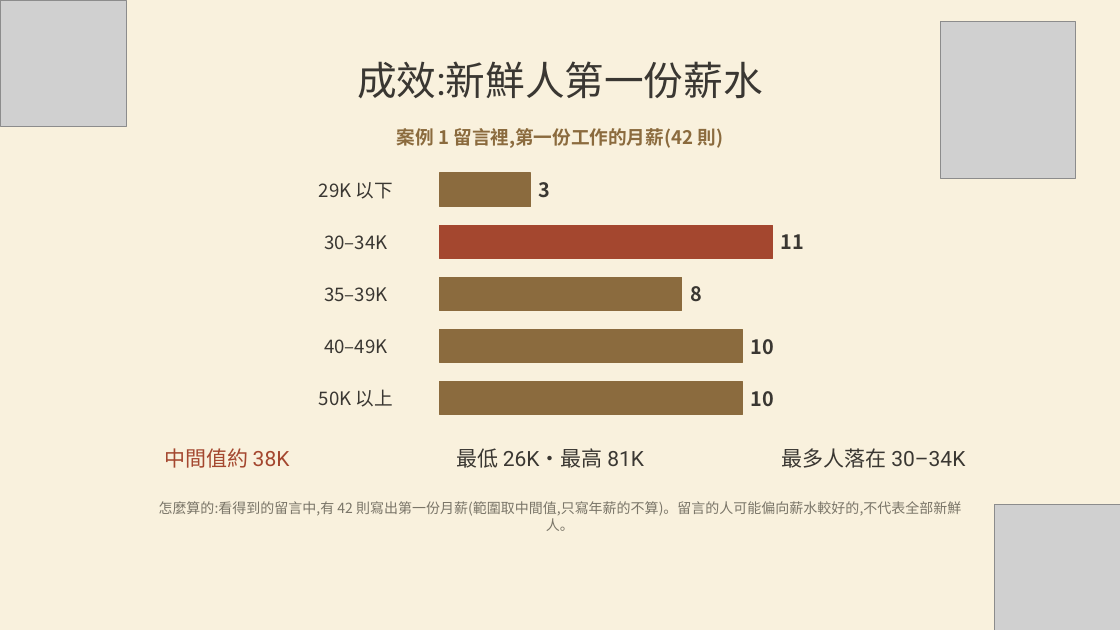
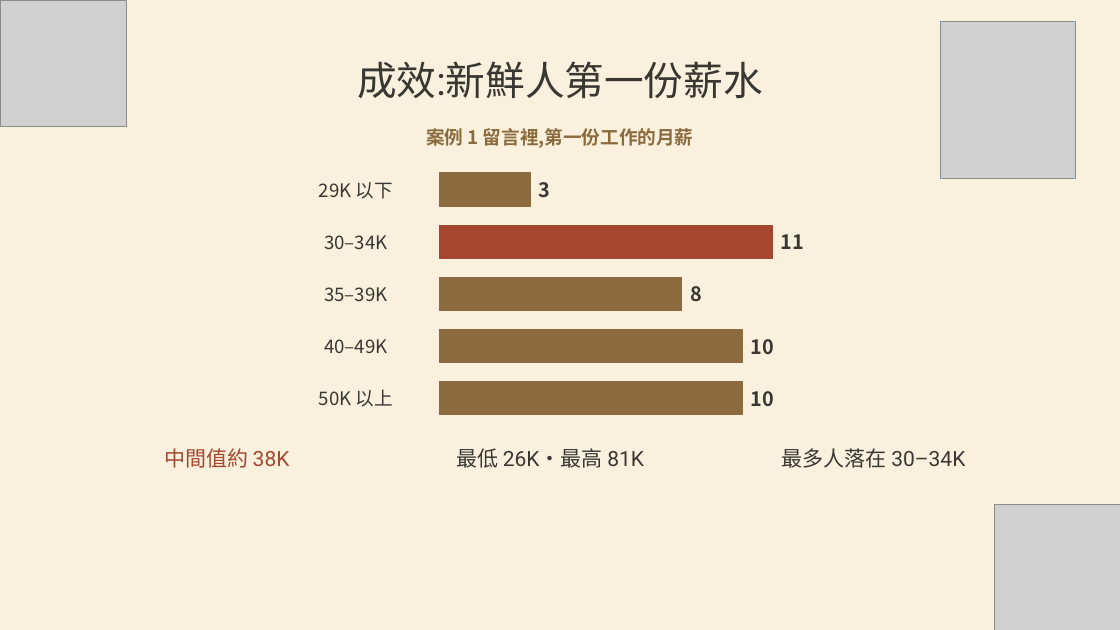
Before and after one commit to tobychien/project-hub, a slide deck: slide 5 of deliverables/邱偉浩-元智大學-10月B.pptx. Drawn at 1120x630 pixels with LibreOffice and Linux fonts; fonts in the diff are those of the drawing; grey boxes stand for pictures. Boxes give left, top, right and bottom in pixels: in the first picture for what was removed or moved away, otherwise in the second. Text is boxed around its words. In the diff, an @@ line names an element or a change of style, - is before the commit and + after.

```diff
--- a/deliverables/邱偉浩-元智大學-10月B.pptx
+++ b/deliverables/邱偉浩-元智大學-10月B.pptx
@@ text at (426, 128, 694, 148): text changed @@
-案例 1 留言裡,第一份工作的月薪(42 則)
+案例 1 留言裡,第一份工作的月薪
@@ text removed at (159, 501, 961, 531) @@
-怎麼算的:看得到的留言中,有 42 則寫出第一份月薪(範圍取中間值,只寫年薪的不算)。留言的人可能偏向薪水較好的,不代表全部新鮮人。
```
Also in this commit, not shown: 4 other slides changed, 1 other file.
